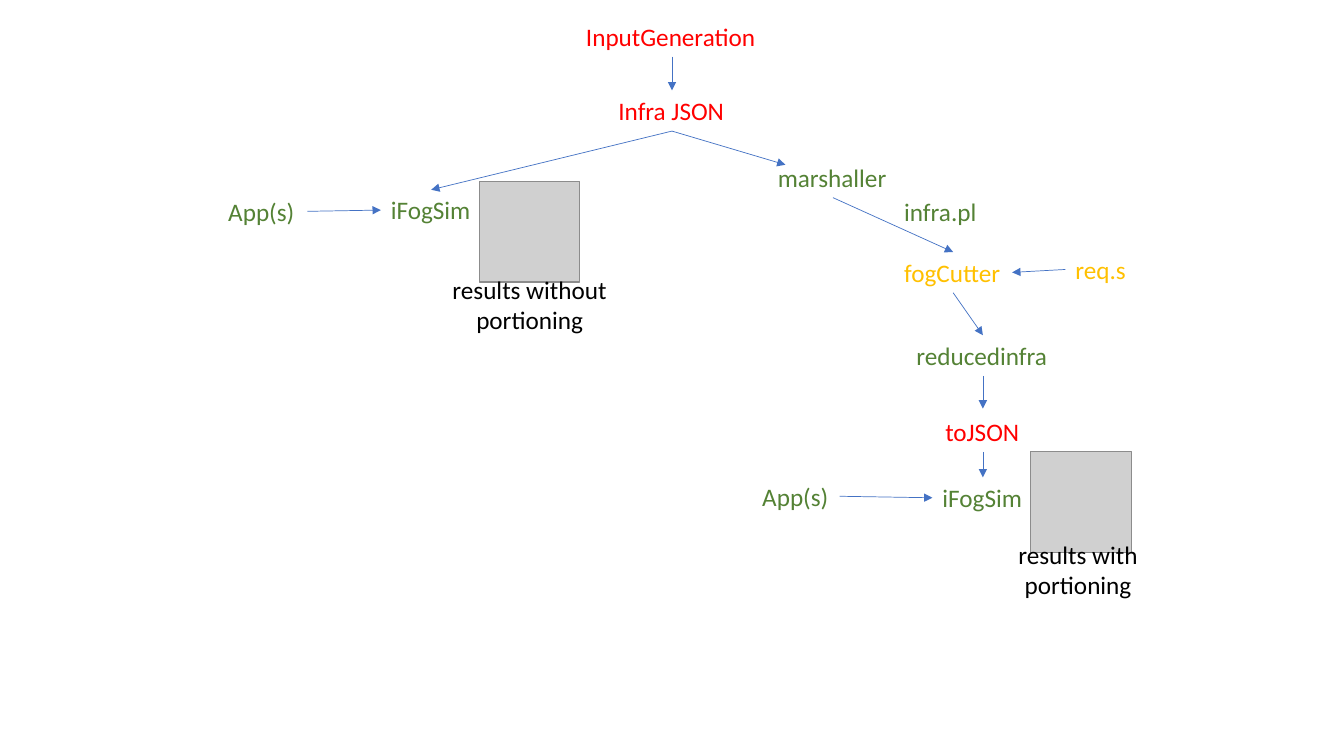
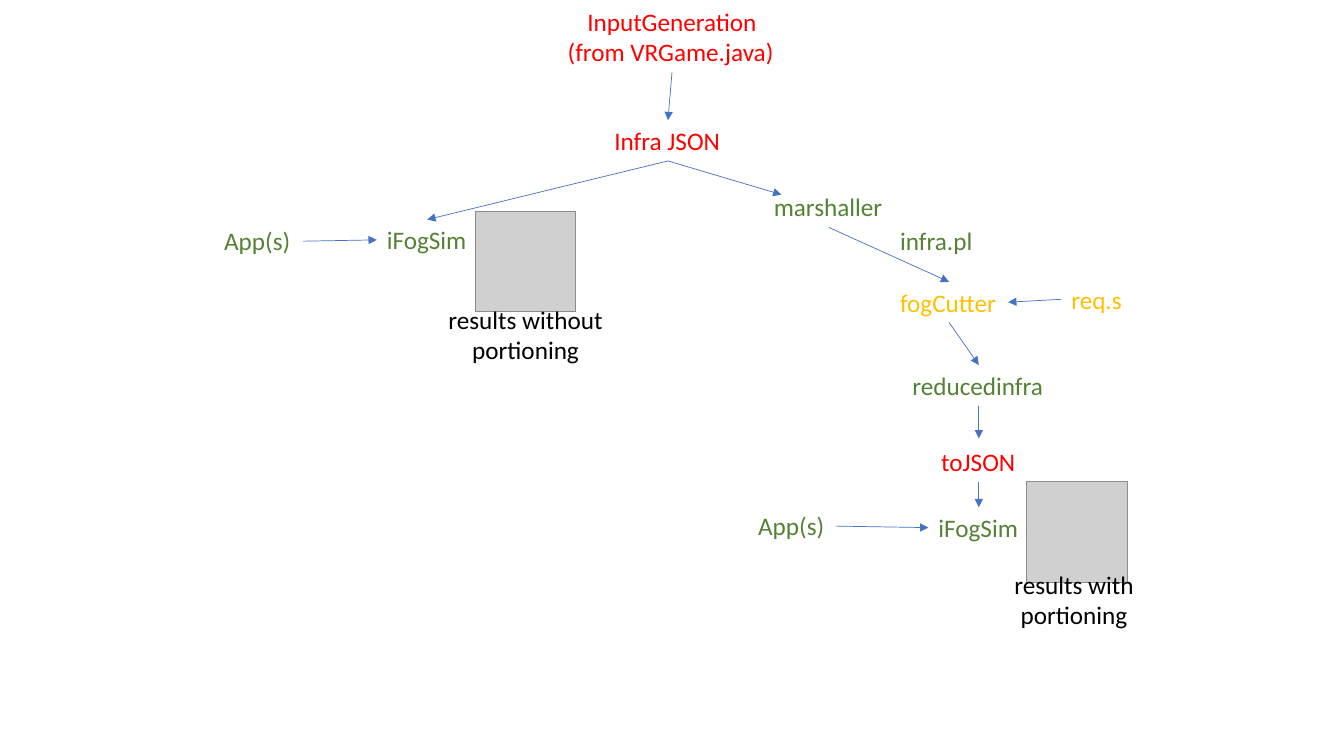
Before and after one commit to di-unipi-socc/fogCutter, a slide deck: slide 2 of ifogsimadapter/TODO.pptx. Drawn at 1344x756 pixels with LibreOffice and Linux fonts; fonts in the diff are those of the drawing; grey boxes stand for pictures. Boxes give left, top, right and bottom in pixels: in the first picture for what was removed or moved away, otherwise in the second. Text is boxed around its words. In the diff, an @@ line names an element or a change of style, - is before the commit and + after.

Commit message:
pptx with todos

```diff
--- a/ifogsimadapter/TODO.pptx
+++ b/ifogsimadapter/TODO.pptx
@@ text "InputGeneration" moved from (x1=586, y1=28, x2=755, y2=50) to (x1=568, y1=13, x2=773, y2=66) @@
@@ text at (x1=587, y1=13, x2=756, y2=35): alignment left to centre @@
@@ text at (x1=568, y1=42, x2=773, y2=66): paragraph added @@
+(from VRGame.java)
@@ arrow moved from (673, 56) - (673, 91) to (673, 73) - (668, 120) @@
@@ 13 texts, 9 arrows, 2 pictures moved together from (x1=228, y1=102, x2=1137, y2=599) to (x1=224, y1=132, x2=1133, y2=629) @@
```
Also in this commit, not shown: 2 other files.
